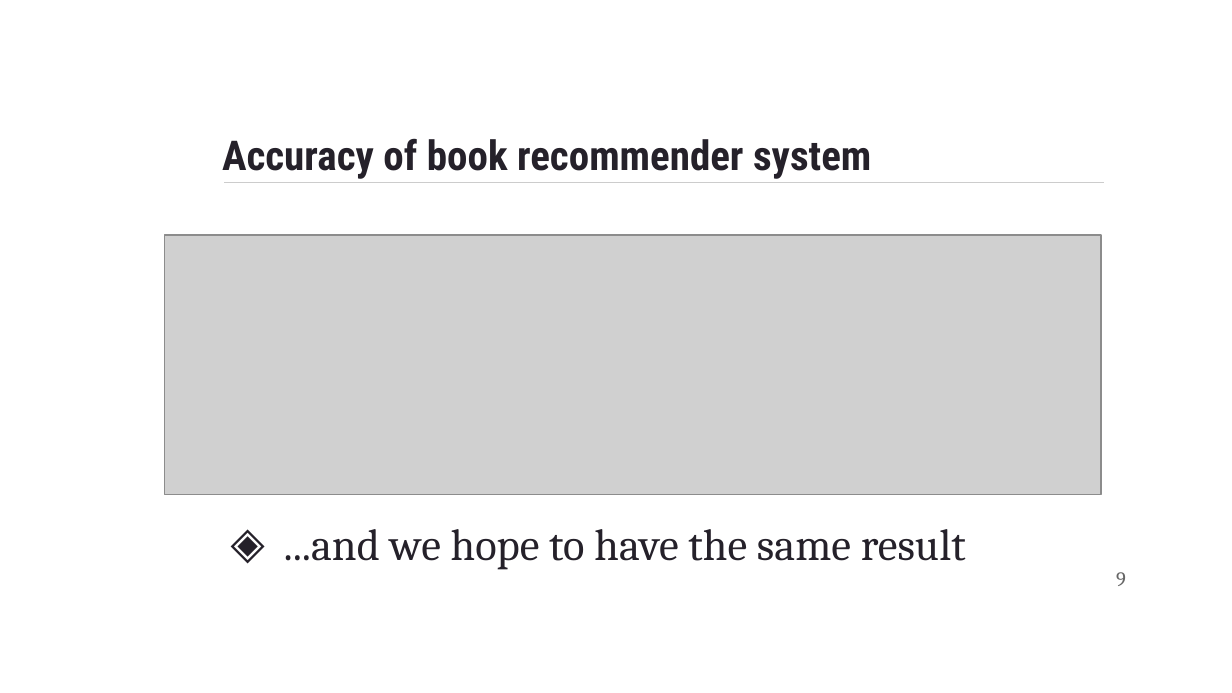
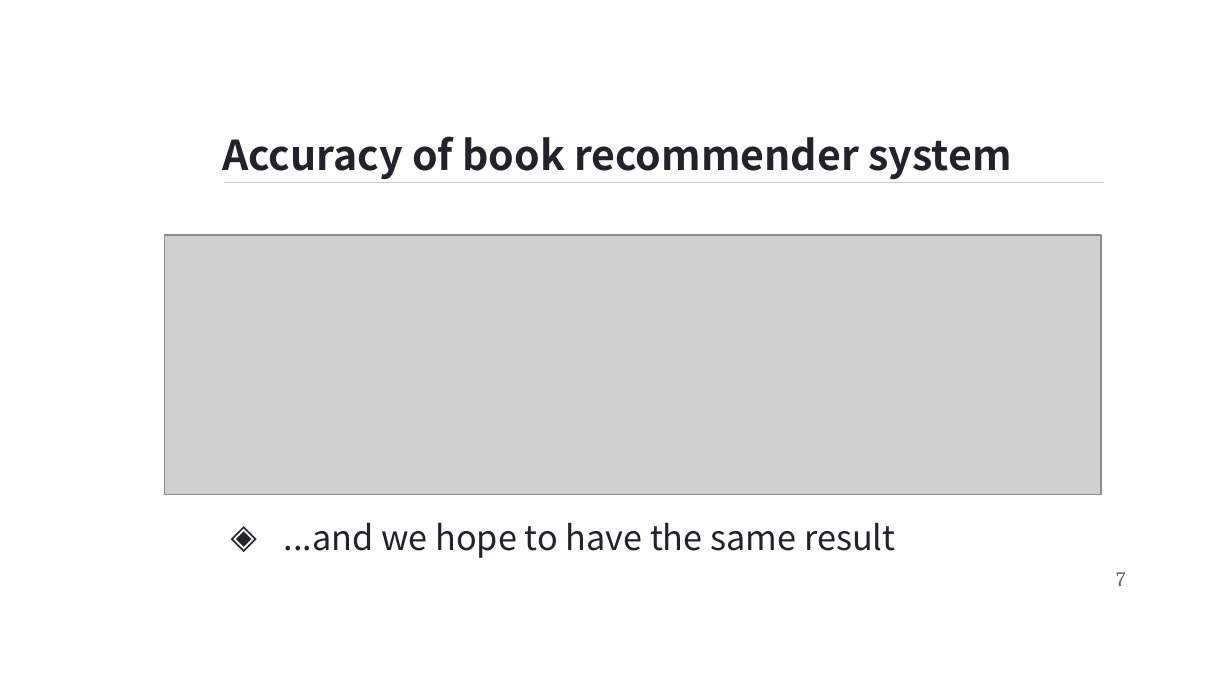
Before and after one commit to KattabekovBeknur/ML_labs, a slide deck: slide 7 of Quintus · SlidesCarnival.pptx (slide 9 before the commit). Drawn at 1232x693 pixels with LibreOffice and Linux fonts; fonts in the diff are those of the drawing; grey boxes stand for pictures; background and template pictures are left out. Boxes give left, top, right and bottom in pixels: in the first picture for what was removed or moved away, otherwise in the second. Text is boxed around its words. In the diff, an @@ line names an element or a change of style, - is before the commit and + after.

```diff
--- a/Quintus · SlidesCarnival.pptx
+++ b/Quintus · SlidesCarnival.pptx
@@ title "Accuracy of book recommender system" at (222,136,1011,180): font Roboto Condensed to Noto Sans CJK SC @@
@@ text "...and we hope to have ..." at (284,522,895,558): size 26 to 20 pt, font Cambria to Noto Sans CJK SC @@
@@ page number at (1116,572,1126,586): text changed @@
-9
+7
```
Also in this commit, not shown: 5 other slides changed, 9 slides added, 1 slide removed, 2 other files.
